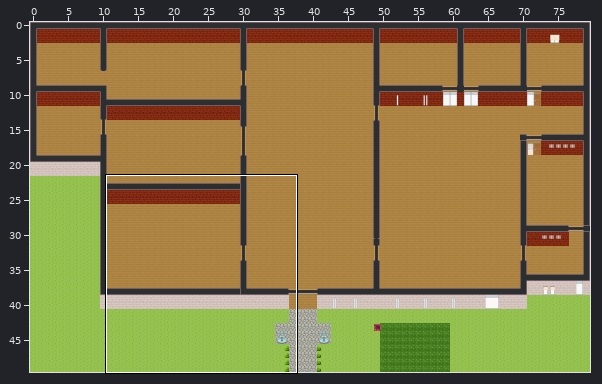
Two states of a Tiled map (JSON), map.tmj. Above, an overview of the earlier version with the close-up marked.
Close-up. Before:
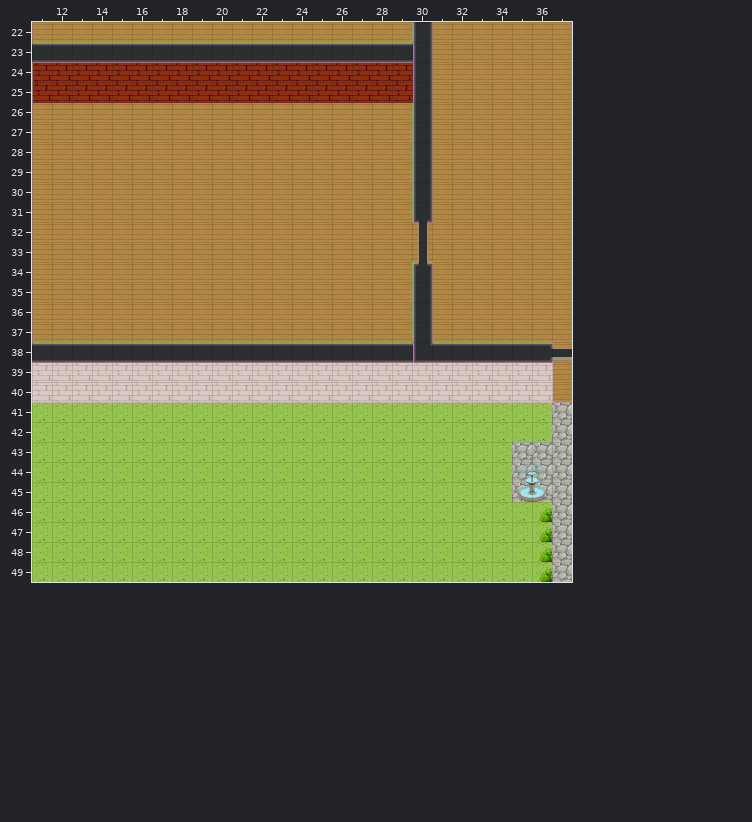
Cells are 32x32 px. Shown: x 11..37, y 22..49. The commit also changed other parts of the map, which this record leaves out.
And afterwards:
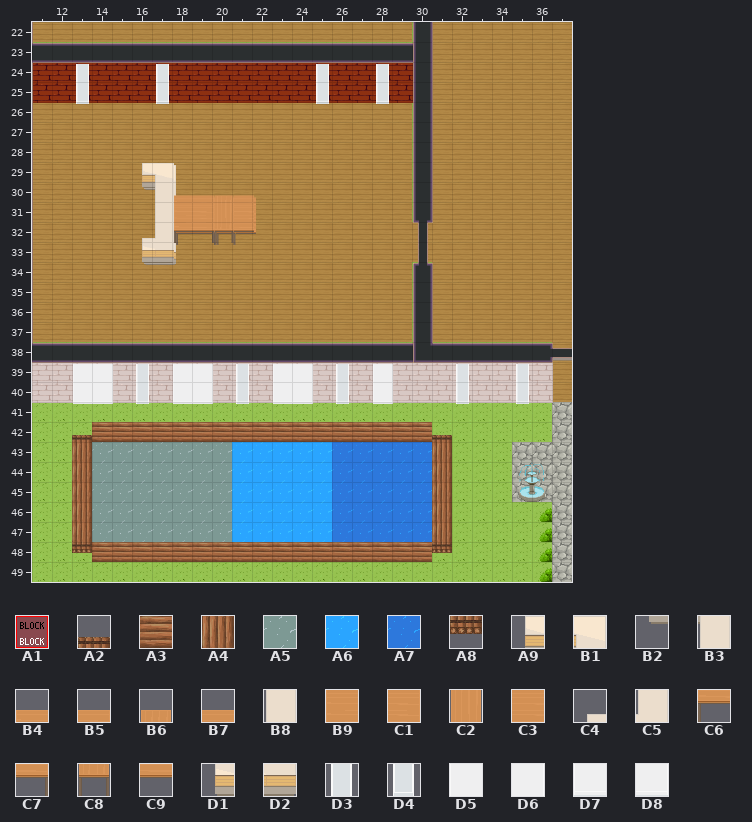
Key: from "Chunk 1": A1 0, A2 33, A3 34, A4 35, A5 36, A6 38, A7 39, A8 40, A9 41, B1 42, B2 43, B3 44, B4 45, B5 46, B6 47, B7 48, B8 50, B9 51, C1 52, C2 53, C3 54, C4 56, C5 57, C6 58, C7 59, C8 60, C9 61, D1 62, D2 63, D3 77, D4 81, D5 90, D6 91, D7 94, D8 95.
__ is an empty cell.
Tiles of an added or newly shown layer are drawn over the layers below it.
Changes in this commit:
layer "walls Menuiserie" offset 0,0 -> 1,3 px
layer "Mobilier vue Haut" offset 3,3 -> 3,2 px
Layer "collisions":
Tile A1 now appears in row 29 at x 16 to 17; in rows 30 to 32 at x 17 to 21; in row 33 at x 16 to 17.
Layer "floor/Piscine" (added):
Tile A2 now appears in row 42 at x 13 and 31.
Tile A3 now appears in row 42 at x 14 to 30; in row 48 at x 14 to 30.
Tile A4 now appears in rows 43 to 47 at x 13 and 31.
Tile A5 now appears in rows 43 to 47 at x 14 to 20.
Tile A6 now appears in rows 43 to 47 at x 21 to 25.
Tile A7 now appears in rows 43 to 47 at x 26 to 30.
Tile A8 now appears in row 48 at x 13 and 31.
Layer "furniture/Mobilier vue Basse" (added):
Tile A9 now appears in row 29 at x 16.
Tile B1 now appears in row 29 at x 17.
Tile B2 now appears in row 30 at x 16.
Tile B3 now appears in row 30 at x 17.
Tile B4 now appears in row 30 at x 18.
Tile B5 now appears in row 30 at x 19.
Tile B6 now appears in row 30 at x 20.
Tile B7 now appears in row 30 at x 21.
Tile B8 now appears in row 31 at x 17.
Tile B9 now appears in row 31 at x 18.
Tile C1 now appears in row 31 at x 19.
Tile C2 now appears in row 31 at x 20.
Tile C3 now appears in row 31 at x 21.
Tile C4 now appears in row 32 at x 16.
Tile C5 now appears in row 32 at x 17.
Tile C6 now appears in row 32 at x 18.
Tile C7 now appears in row 32 at x 19.
Tile C8 now appears in row 32 at x 20.
Tile C9 now appears in row 32 at x 21.
Tile D1 now appears in row 33 at x 16.
Tile D2 now appears in row 33 at x 17.
Layer "walls Menuiserie":
Tile D3 now appears in row 24 at x 13, 17, 25 and 28; in row 39 at x 16, 21, 26, 32 and 35.
Tile D4 now appears in row 25 at x 13, 17, 25 and 28; in row 40 at x 16, 21, 26, 32 and 35.
Tile D5 now appears in row 39 at x 13, 18, 23 and 28.
Tile D6 now appears in row 39 at x 14, 19 and 24.
Tile D7 now appears in row 40 at x 13, 18, 23 and 28.
Tile D8 now appears in row 40 at x 14, 19 and 24.
Layer "Mobilier vue Haut":
Tile A9 now appears in row 29 at x 16.
Tile B1 now appears in row 29 at x 17.
Tile B2 now appears in row 30 at x 16.
Tile B3 now appears in row 30 at x 17.
Tile B4 now appears in row 30 at x 18.
Tile B5 now appears in row 30 at x 19.
Tile B6 now appears in row 30 at x 20.
Tile B7 now appears in row 30 at x 21.
Tile B8 now appears in row 31 at x 17.
Tile B9 now appears in row 31 at x 18.
Tile C1 now appears in row 31 at x 19.
Tile C2 now appears in row 31 at x 20.
Tile C3 now appears in row 31 at x 21.
Tile C4 now appears in row 32 at x 16.
Tile C5 now appears in row 32 at x 17.
Tile C6 now appears in row 32 at x 18.
Tile C7 now appears in row 32 at x 19.
Tile C8 now appears in row 32 at x 20.
Tile C9 now appears in row 32 at x 21.
Tile D1 now appears in row 33 at x 16.
Tile D2 now appears in row 33 at x 17.
